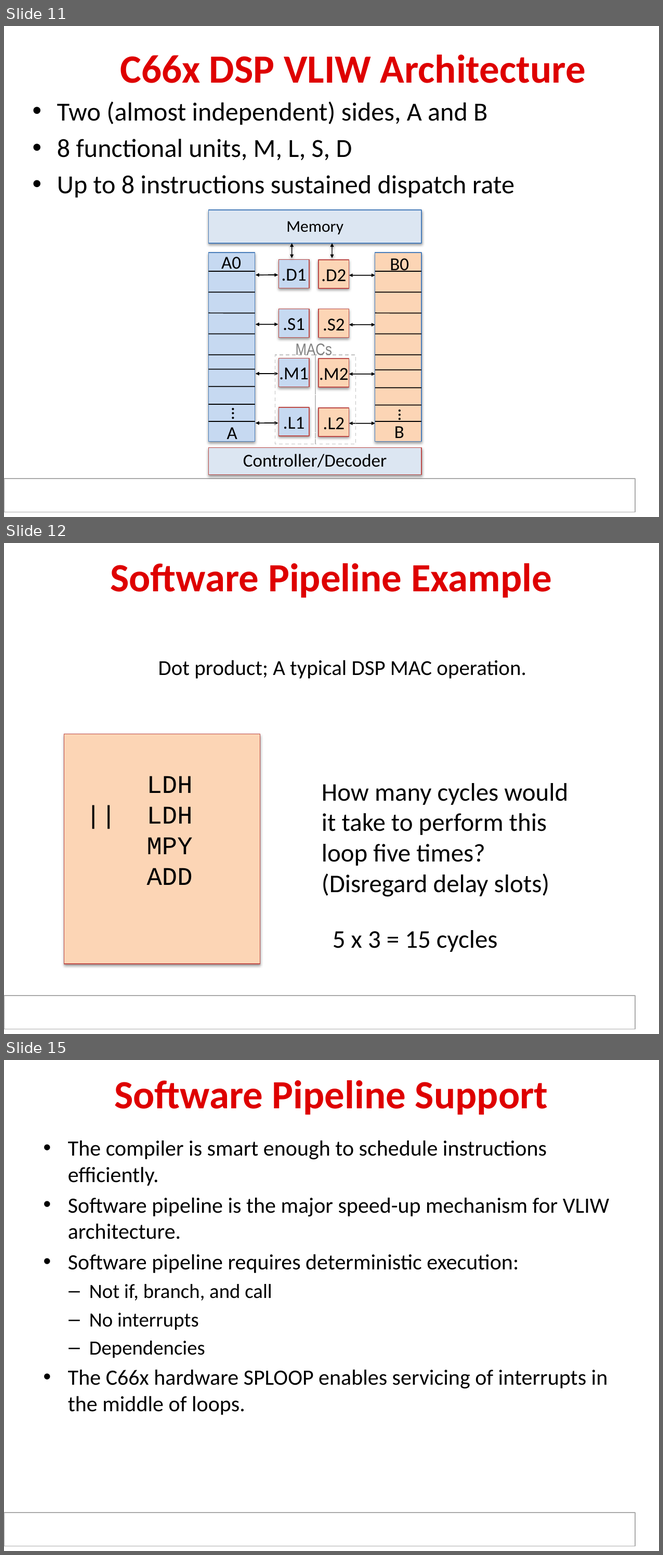
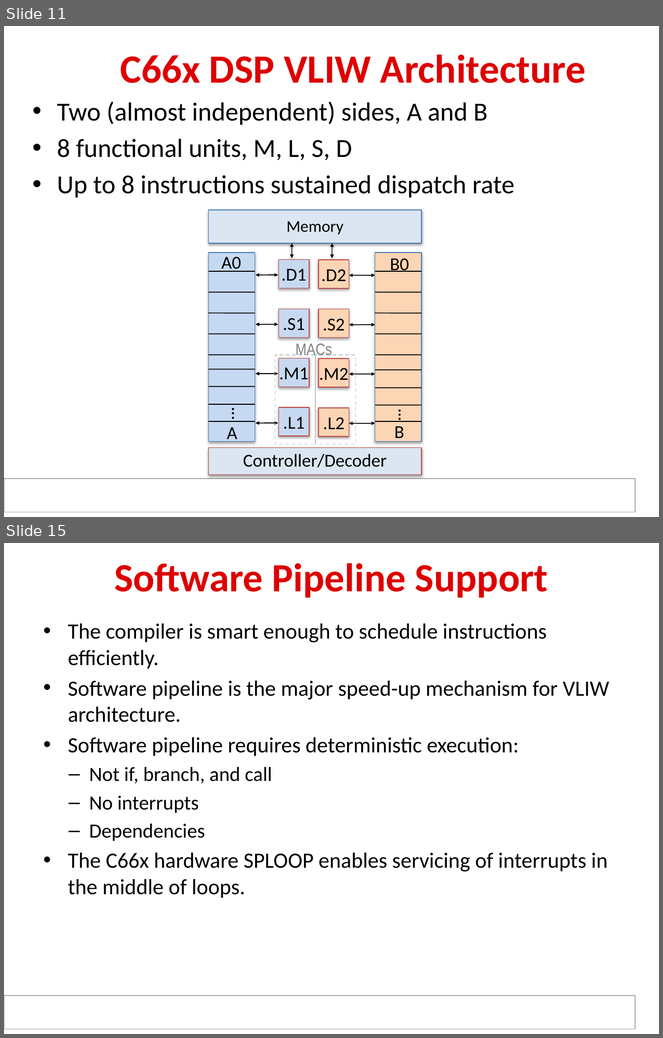
Before and after one commit to hari1989/keystone-workshop, a slide deck: slides/KeyStone Optimization.pptx. Shown one above the other, each under a label of ours: slides 11, 12 and 15 before the commit, slides 11 and 15 after it; the slides between them are not shown. The pictures are 663x1555 and 663x1038 pixels, drawn with LibreOffice and Linux fonts; fonts in the diff are those of the drawing; background and template pictures are left out. Boxes give left, top, right and bottom in pixels: in the first picture for what was removed or moved away, otherwise in the second. Text is boxed around its words. In the diff, an @@ line names an element or a change of style, - is before the commit and + after.

Commit message:
New Software Pipeline slides

```diff
--- a/slides/KeyStone Optimization.pptx
+++ b/slides/KeyStone Optimization.pptx
@@ slide 12 removed at box(4, 543, 659, 1034), background #FFFFFF; not listed: 1 template element that a slide beside it also shows @@
@@ title removed at box(110, 563, 552, 598) @@
-Software Pipeline Example
@@ text removed at box(158, 660, 526, 679) @@
-Dot product; A typical DSP MAC operation.
@@ rectangle removed at box(64, 734, 260, 964) @@
-LDH
-|| LDH
-MPY
-ADD
@@ text removed at box(322, 783, 568, 897) @@
-How many cycles would
-it take to perform this
-loop five times?
-(Disregard delay slots)
@@ text removed at box(333, 930, 498, 952) @@
-5 x 3 = 15 cycles
```
Also in this commit, not shown: 6 slides added, 2 other slides removed.
